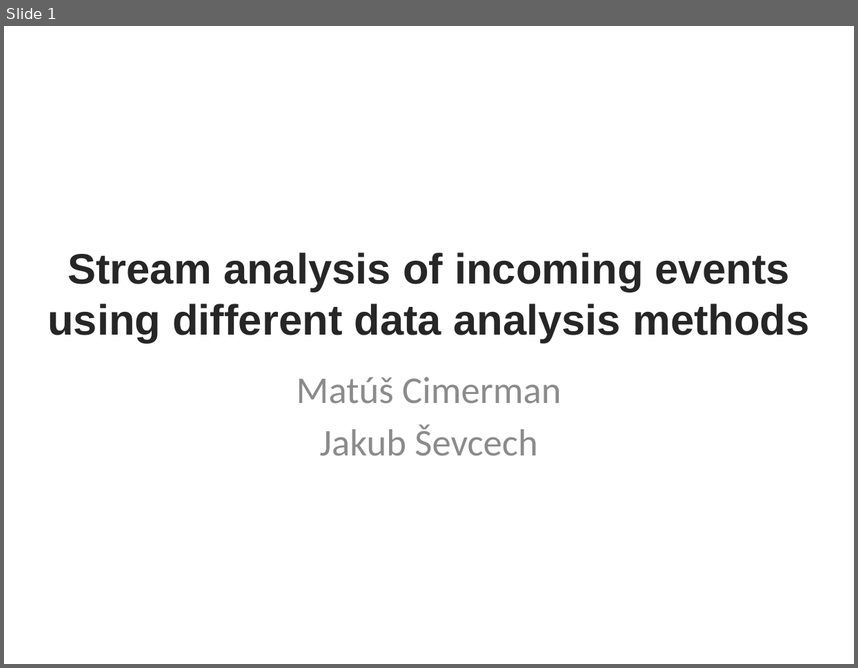
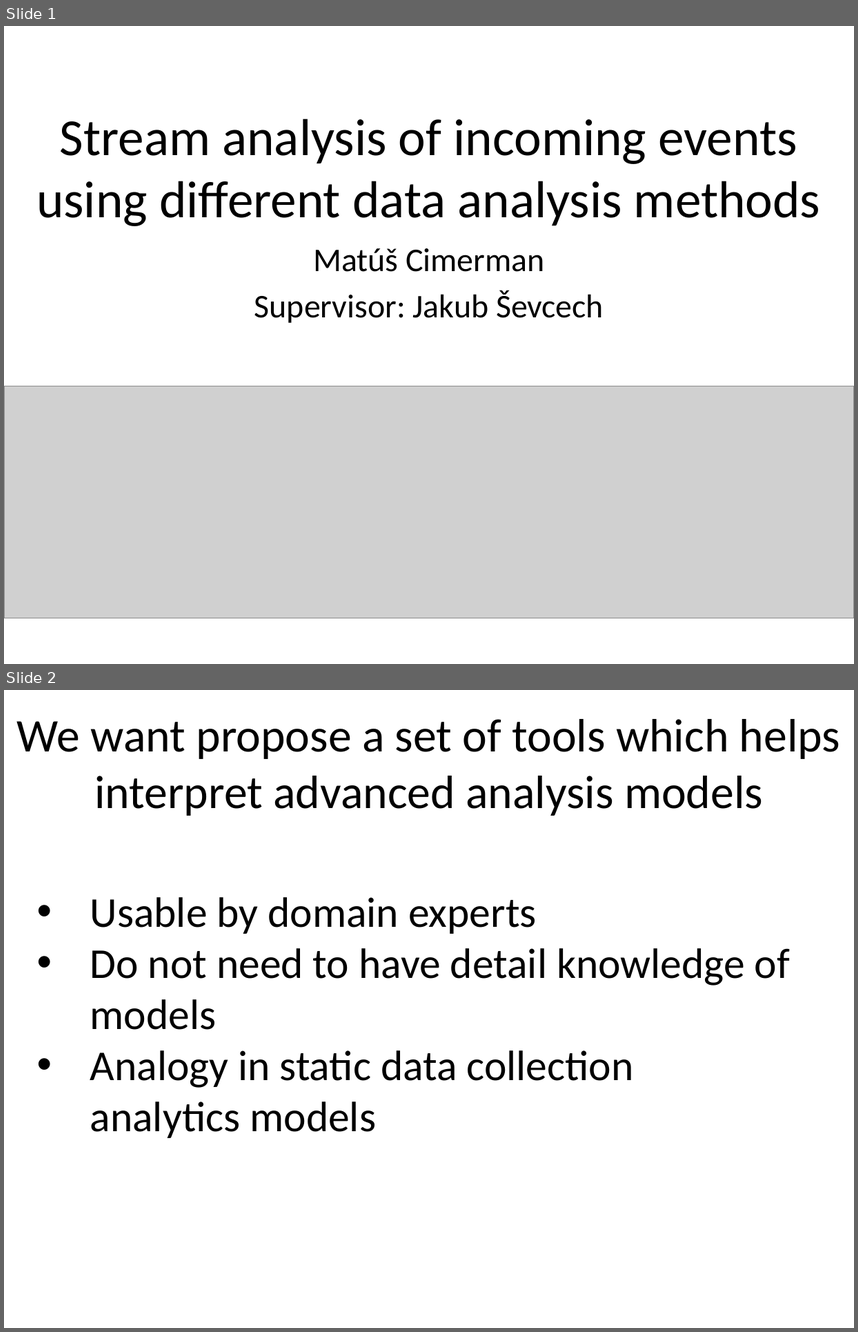
Before and after one commit to cimox/diploma-thesis, a slide deck: ontozur_presentation/cimerman_ontozur.pptx. Shown one above the other, each under a label of ours: slide 1 before the commit, slides 1 and 2 after it. The pictures are 858x668 and 858x1332 pixels, drawn with LibreOffice and Linux fonts; fonts in the diff are those of the drawing; grey boxes stand for pictures; background and template pictures are left out. Boxes give left, top, right and bottom in pixels: in the first picture for what was removed or moved away, otherwise in the second. Text is boxed around its words. In the diff, an @@ line names an element or a change of style, - is before the commit and + after.

```diff
--- a/ontozur_presentation/cimerman_ontozur.pptx
+++ b/ontozur_presentation/cimerman_ontozur.pptx
@@ slide 2 added at [4,690,854,1328], background picture (left out) @@
@@ title added at [17,719,840,816], 39.6 pt, text #000000 @@
+We want propose a set of tools which helps interpret advanced analysis models
@@ text added at [90,897,790,1138], 36 pt, text #000000 @@
+• Usable by domain experts
+• Do not need to have detail knowledge of models
+• Analogy in static data collection analytics models
@@ slide 1 changed as well @@
@@ title "Stream analysis of incoming events ...": place and size @@
-title "Stream analysis of incoming events ..." at [47,252,810,343]
+title "Stream analysis of incoming events ..." at [36,118,820,226]
@@ title "Stream analysis of incoming events ..." at [36,118,820,226]: size 36 to 44 pt, font Arial to Calibri, text colour #262626 to #000000, bold off @@
@@ subtitle "Matúš Cimerman": place and size @@
-subtitle "Matúš Cimerman" at [297,377,561,456]
+subtitle "Matúš Cimerman" at [254,248,604,323]
@@ subtitle at [313,248,544,272]: size 32 to 28 pt, text colour #8C8C8C to #000000 in "Matúš Cimerman" @@
@@ subtitle at [254,290,604,323]: text changed; size 32 to 28 pt; text colour #8C8C8C to #000000 @@
-Jakub Ševcech
+Supervisor: Jakub Ševcech
@@ picture added at [4,385,854,617] @@
```
Also in this commit, not shown: 1 other slide added, 1 slide removed, 1 other file.
